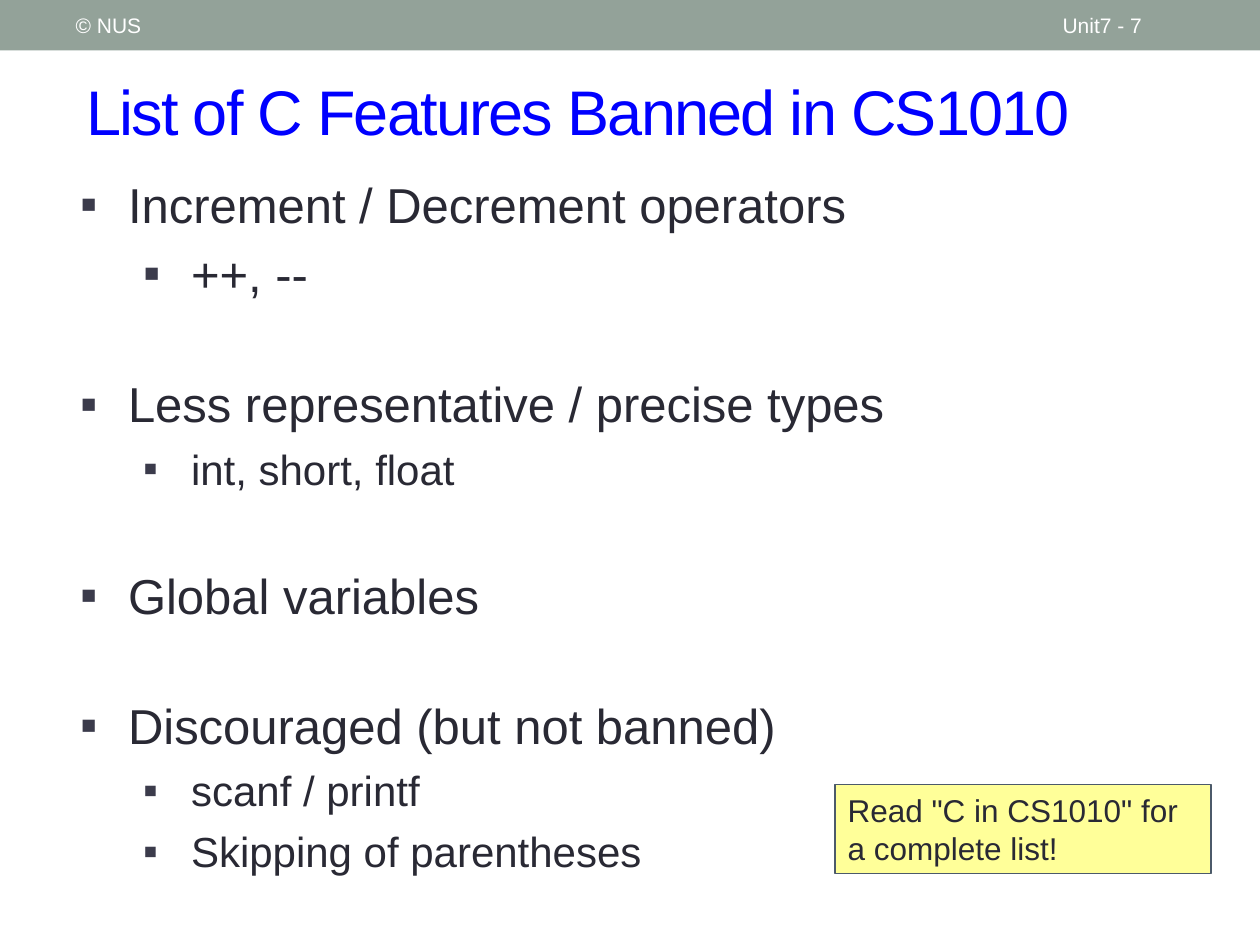
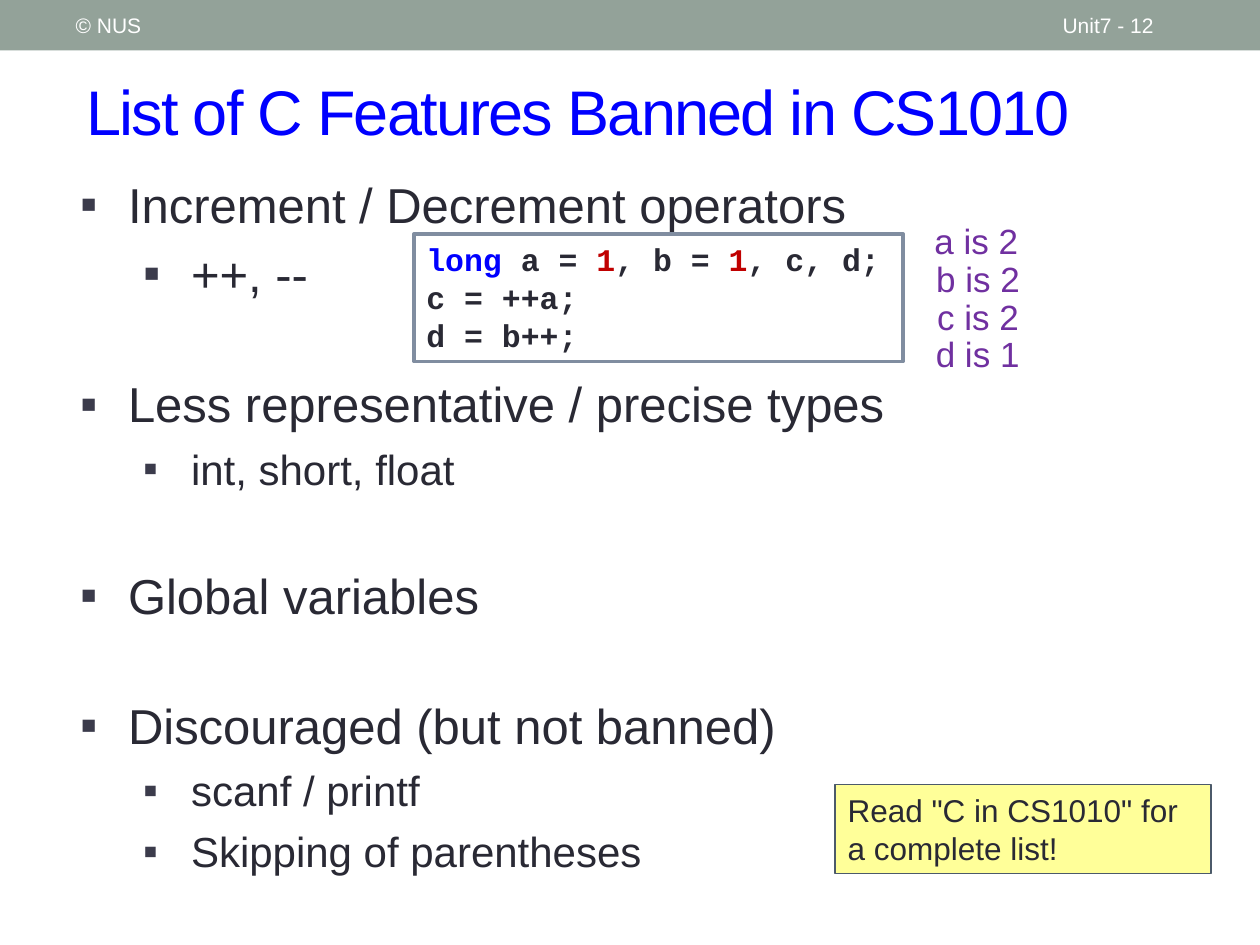
Before and after one commit to nus-cs1010-2021-s2/website, a slide deck: slide 12 of slides/Unit7_Arithmetic Operations.pptx (slide 7 before the commit). Drawn at 1260x945 pixels with LibreOffice and Linux fonts; fonts in the diff are those of the drawing. Boxes give left, top, right and bottom in pixels: in the first picture for what was removed or moved away, otherwise in the second. Text is boxed around its words. In the diff, an @@ line names an element or a change of style, - is before the commit and + after.

```diff
--- a/slides/Unit7_Arithmetic Operations.pptx
+++ b/slides/Unit7_Arithmetic Operations.pptx
@@ page number at box(1063, 18, 1153, 33): text changed @@
-Unit7 - 7
+Unit7 - 12
@@ rectangle added at box(413, 234, 902, 362), outline #808DA0 2.08 pt, 18 pt, text #292934, bold @@
+long a = 1, b = 1, c, d;
+c = ++a;
+d = b++;
@@ text added at box(934, 228, 1018, 255), 20 pt, text #7030A0 @@
+a is 2
@@ text added at box(936, 266, 1019, 293), 20 pt, text #7030A0 @@
+b is 2
@@ text added at box(937, 304, 1018, 331), 20 pt, text #7030A0 @@
+c is 2
@@ text added at box(936, 341, 1019, 368), 20 pt, text #7030A0 @@
+d is 1
```
Also in this commit, not shown: 1 other slide changed, 6 slides added, 4 other files.
